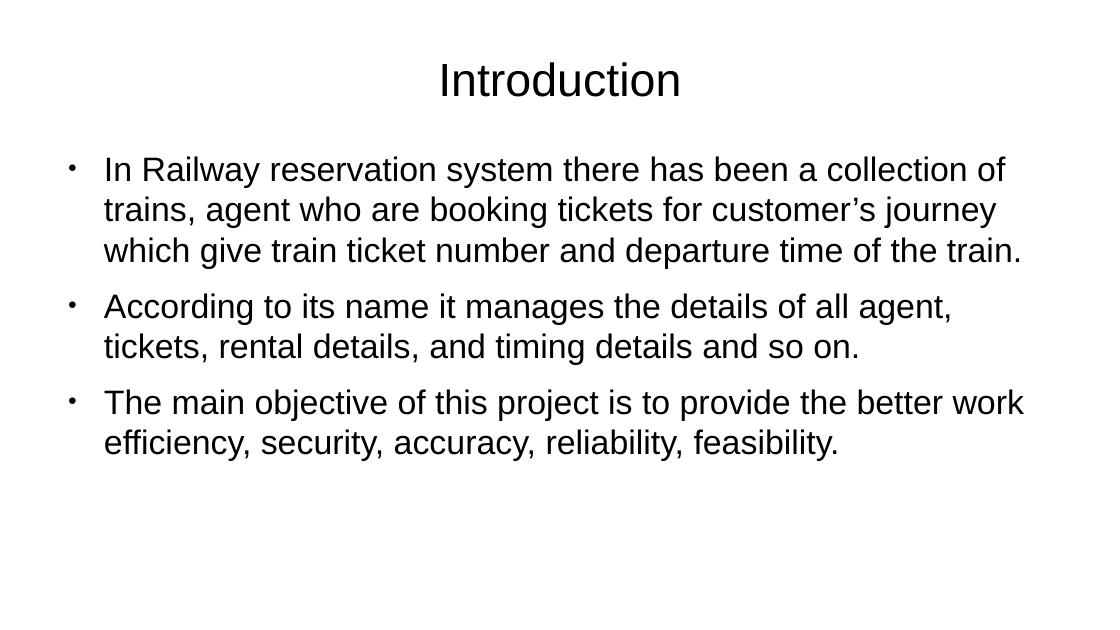
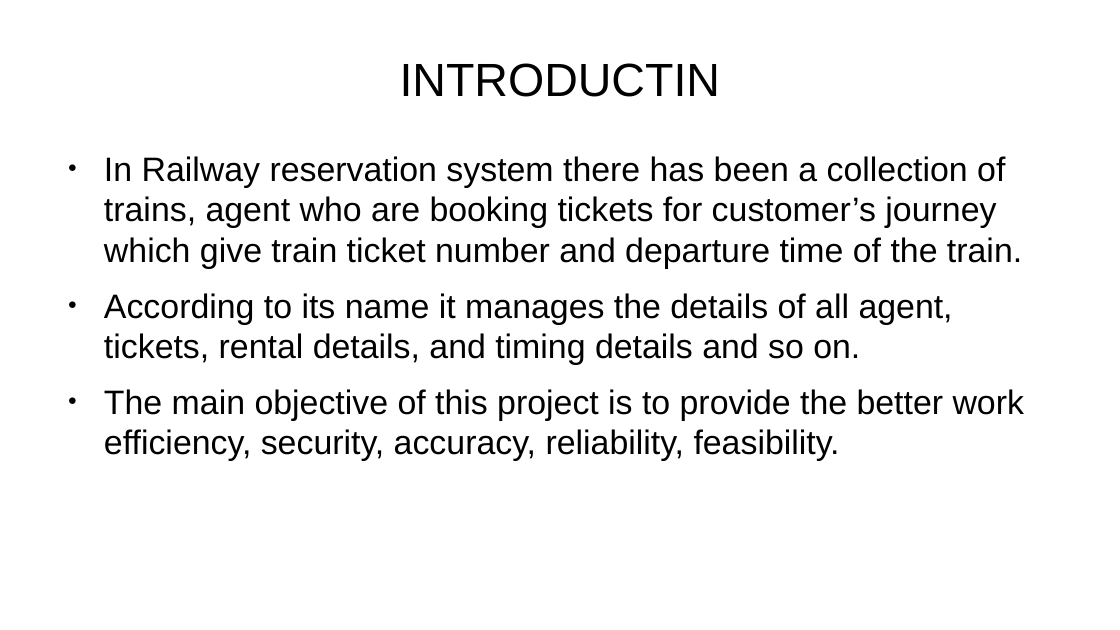
Before and after one commit to nahidulislamshakin/Railway-Reservation-System, a slide deck: slide 2 of Railway Reservatin System.pptx. Drawn at 1120x630 pixels with LibreOffice and Linux fonts; fonts in the diff are those of the drawing; background and template pictures are left out. Boxes give left, top, right and bottom in pixels: in the first picture for what was removed or moved away, otherwise in the second. Text is boxed around its words. In the diff, an @@ line names an element or a change of style, - is before the commit and + after.

```diff
--- a/Railway Reservatin System.pptx
+++ b/Railway Reservatin System.pptx
@@ title at (x1=400, y1=63, x2=720, y2=97): text changed @@
-Introduction
+INTRODUCTIN
```
Also in this commit, not shown: 5 slides added, 1 other file.
